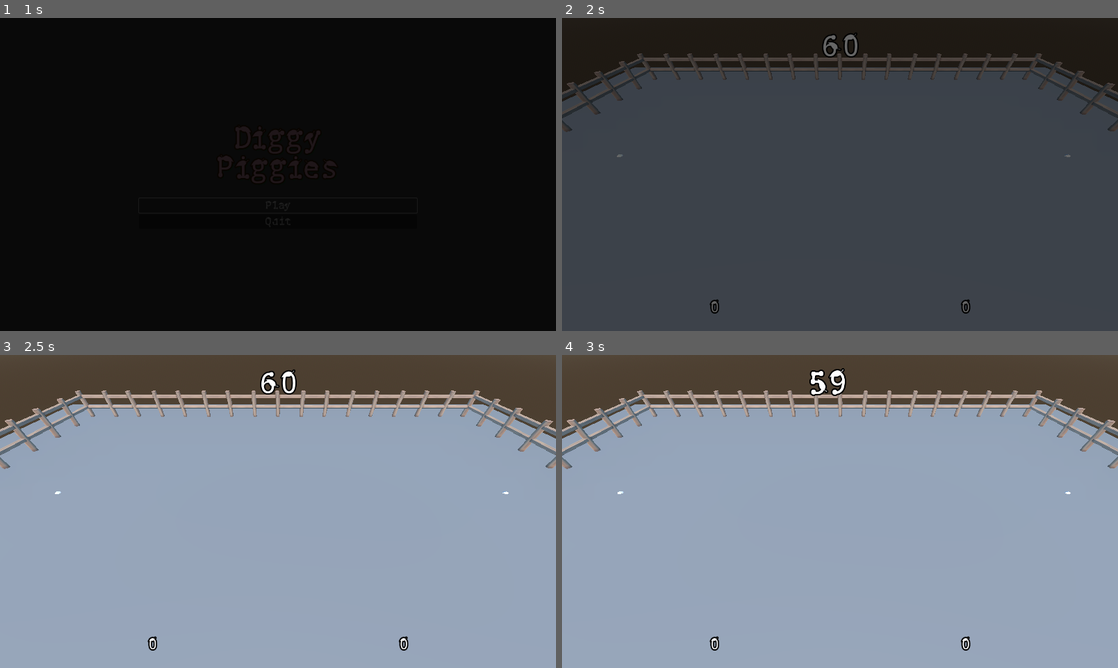
Above: before the commit, frames 1-4 (two rows, left to right).
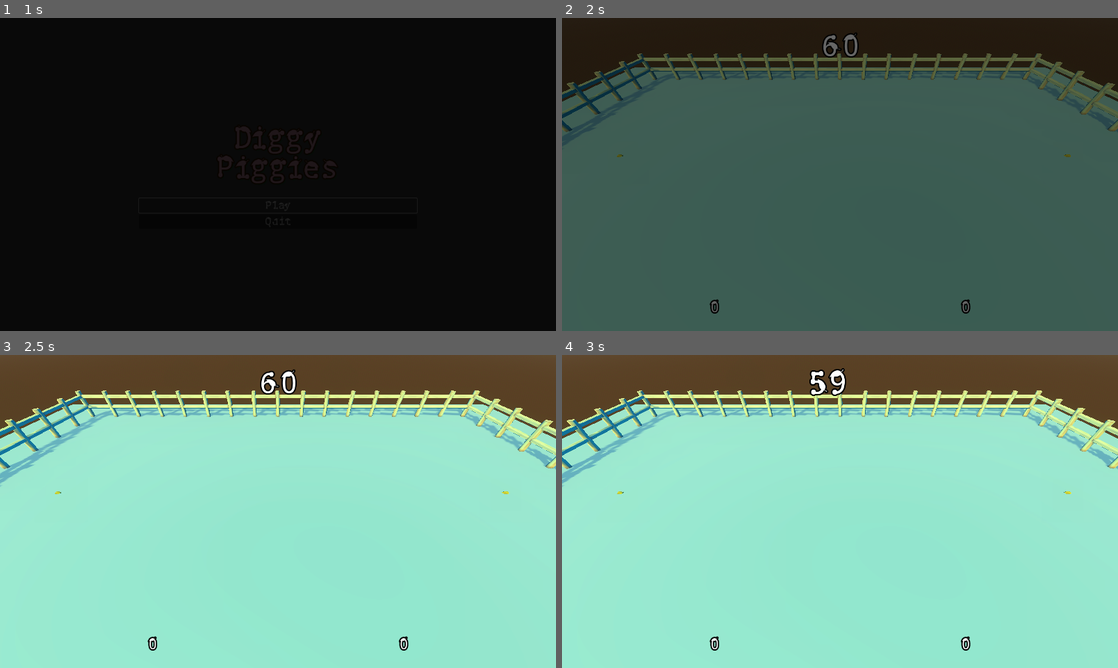
Above: after the commit, the same moments.

Repository: 80hdgames/GGJ-2023
Game: Godot game, scene res://Scenes/Start.tscn
Two runs of this game, one before a commit and one after it. Both use one fixed random seed, a clock stepped at 60 frames per second and the inputs below.
Inputs (mouse positions are in pixels of both pictures, inside the frame that each line leads up to):
- Up to frame 1 (1 s): click "Play" at 0.5 s
- Up to frame 2 (2 s): tap Enter (ui_accept) at 1.25, 1.52 s; move the mouse to (962, 158) at 1.27 s; hold D (desktop1_right) from 1.28 s (still down); tap Shift (desktop1_boost) at 1.35 s; click (962, 158) at 1.42 s
- Up to frame 3 (2.5 s): move the mouse to (166, 527) at 2.02 s; release D (desktop1_right) at 2.03 s; hold S (desktop1_down) from 2.03 s (still down); tap Down (desktop2_down) at 2.1 s; tap Enter (ui_accept) at 2.27 s
- Up to frame 4 (3 s): tap Enter (ui_accept) at 2.75 s; move the mouse to (895, 442) at 2.77 s; release S (desktop1_down) at 2.78 s; hold D (desktop1_right) from 2.78 s (still down); hold Left (desktop2_left) from 2.78 s (still down)

Frame 1 is identical in both runs. In frame 2, 82% of the frame differs, in the area x 0-100%, y 11-100%; in frame 3, 85%; in frame 4, 85%.

Commit message:
Lighting adjustments
* More color
* Bluer darks, yellower brights
* Enabled shadows

Diff:
--- a/GGJ-2023-Project/Scenes/Game.tscn
+++ b/GGJ-2023-Project/Scenes/Game.tscn
@@ -26,14 +26,17 @@
 sky = SubResource("Sky_ws5lo")
 ambient_light_source = 3
 ambient_light_color = Color(0, 0.501961, 0.792157, 1)
-ambient_light_sky_contribution = 0.45
+ambient_light_sky_contribution = 0.0
+ambient_light_energy = 1.09
 reflected_light_source = 2
 tonemap_white = 1.51
 glow_enabled = true
 glow_bloom = 0.1
 fog_enabled = true
 fog_light_color = Color(0.466667, 0.596078, 0.694118, 1)
-fog_sky_affect = 0.705
+fog_sun_scatter = 0.67
+adjustment_enabled = true
+adjustment_saturation = 1.91
 
 [node name="Game" type="Node3D"]
 script = ExtResource("1_l3mts")
@@ -41,6 +44,10 @@
 [node name="HUDGame" parent="." instance=ExtResource("1_ilrfp")]
 
 [node name="Sun" parent="." instance=ExtResource("1_vrxkk")]
+transform = Transform3D(0.91927, 0.0873879, -0.383805, 0.16719, 0.796041, 0.581693, 0.356357, -0.598901, 0.717166, 0, 0, 0)
+light_color = Color(1, 1, 0.568627, 1)
+shadow_enabled = true
+shadow_opacity = 0.7
 
 [node name="StaticBody3D" type="StaticBody3D" parent="."]
 
Not shown: 1 places in GGJ-2023-Project/Scenes/Game.tscn that only renumber resources
